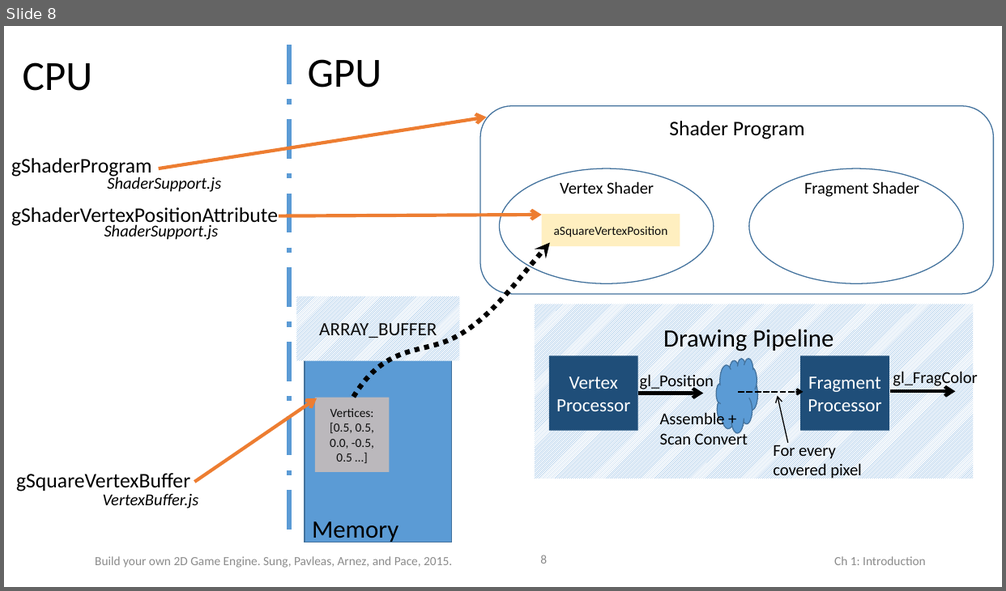
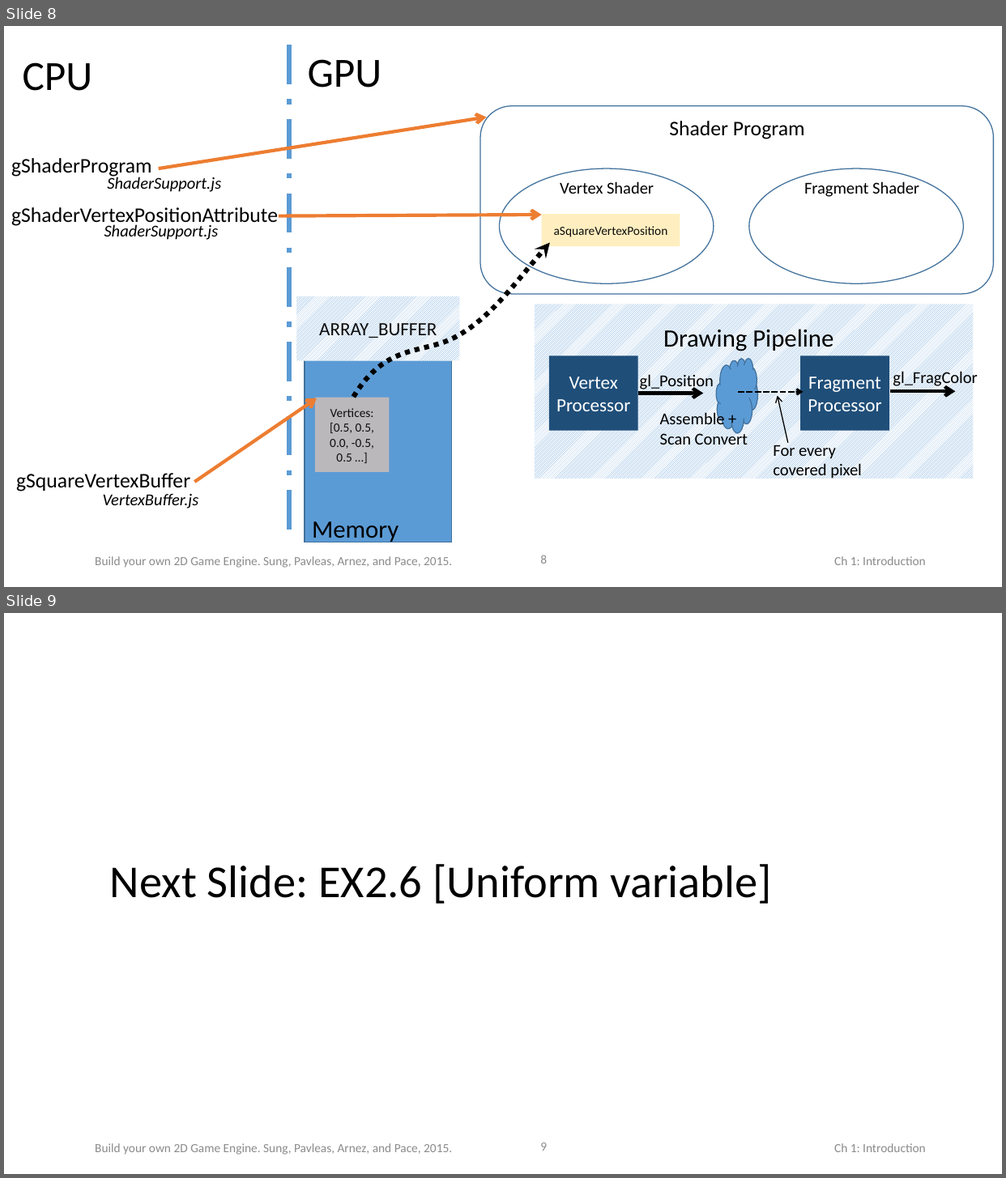
Before and after one commit to Apress/build-your-own-2d-game-engine, a slide deck: AdditionalMaterials/BookPPTs/Chap2-EX2.3.pptx. Shown one above the other, each under a label of ours: slide 8 before the commit, slides 8 and 9 after it. The pictures are 1006x591 and 1006x1178 pixels, drawn with LibreOffice and Linux fonts; fonts in the diff are those of the drawing. Boxes give left, top, right and bottom in pixels: in the first picture for what was removed or moved away, otherwise in the second. Text is boxed around its words. In the diff, an @@ line names an element or a change of style, - is before the commit and + after.

Commit message:
For EX 2.6 variable types

```diff
--- a/AdditionalMaterials/BookPPTs/Chap2-EX2.3.pptx
+++ b/AdditionalMaterials/BookPPTs/Chap2-EX2.3.pptx
@@ slide 9 added at [4,613,1002,1174], background #FFFFFF; not listed: 3 template elements that a slide beside it also shows @@
@@ title added at [110,864,772,904], 44 pt, text #000000 @@
+Next Slide: EX2.6 [Uniform variable]
```
Also in this commit, not shown: 1 other slide added.
